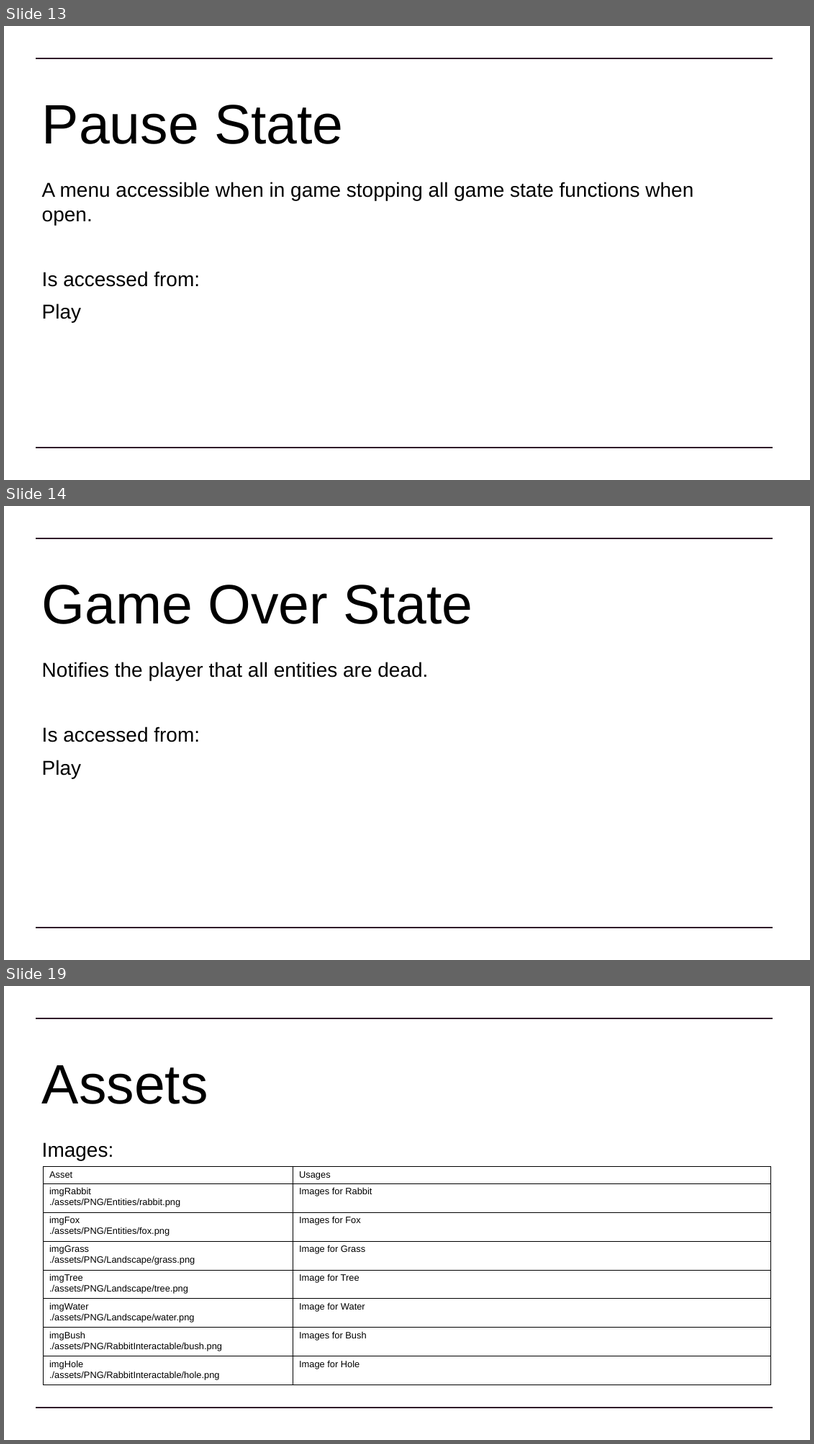
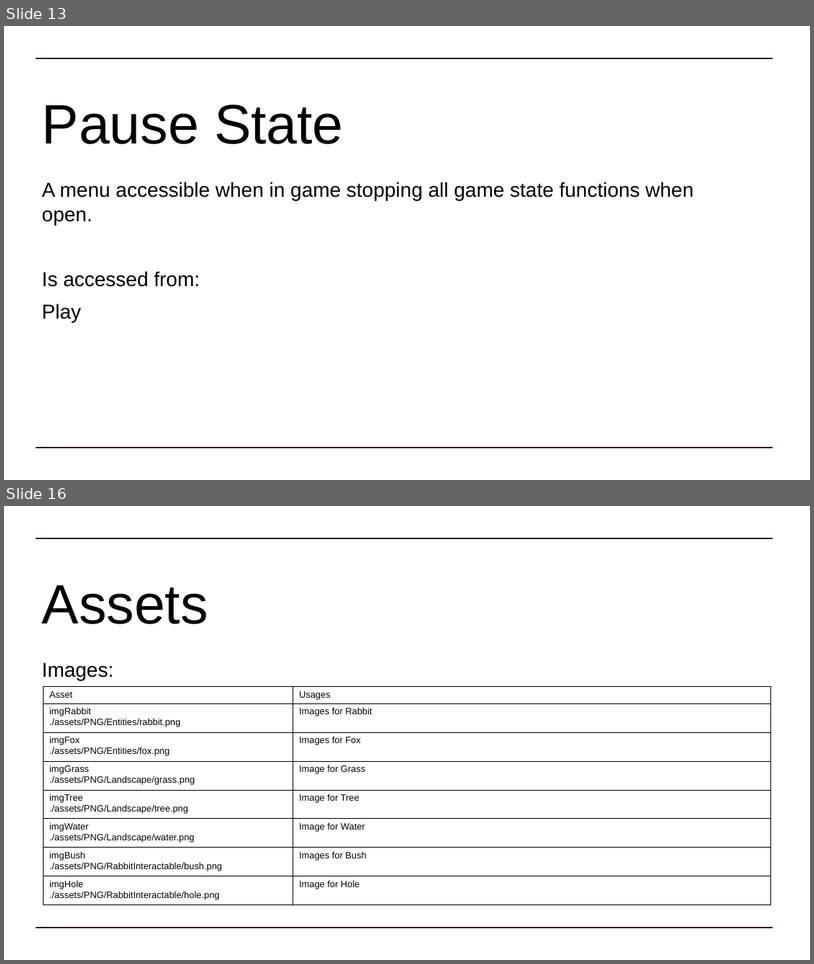
Before and after one commit to Dinoboy173/GameAI, a slide deck: Assessment/SofiWesson TDD.pptx. Shown one above the other, each under a label of ours: slides 13, 14 and 19 before the commit, slides 13 and 16 after it; the slides between them are not shown. The pictures are 814x1444 and 814x964 pixels, drawn with LibreOffice and Linux fonts; fonts in the diff are those of the drawing. Boxes give left, top, right and bottom in pixels: in the first picture for what was removed or moved away, otherwise in the second. Text is boxed around its words. In the diff, an @@ line names an element or a change of style, - is before the commit and + after.

```diff
--- a/Assessment/SofiWesson TDD.pptx
+++ b/Assessment/SofiWesson TDD.pptx
@@ slide 14 removed at <box>4,506,810,960</box>, background #FFFFFF; not listed: 2 template elements that a slide beside it also shows @@
@@ title removed at <box>42,584,473,624</box> @@
-Game Over State
@@ subtitle removed at <box>42,662,428,778</box> @@
-Notifies the player that all entities are dead.
-Is accessed from:
-Play
@@ what was slide 19 is now slide 16 @@
```
Also in this commit, not shown: 8 slides changed, 3 slides added, 5 other slides removed, 7 other files.
